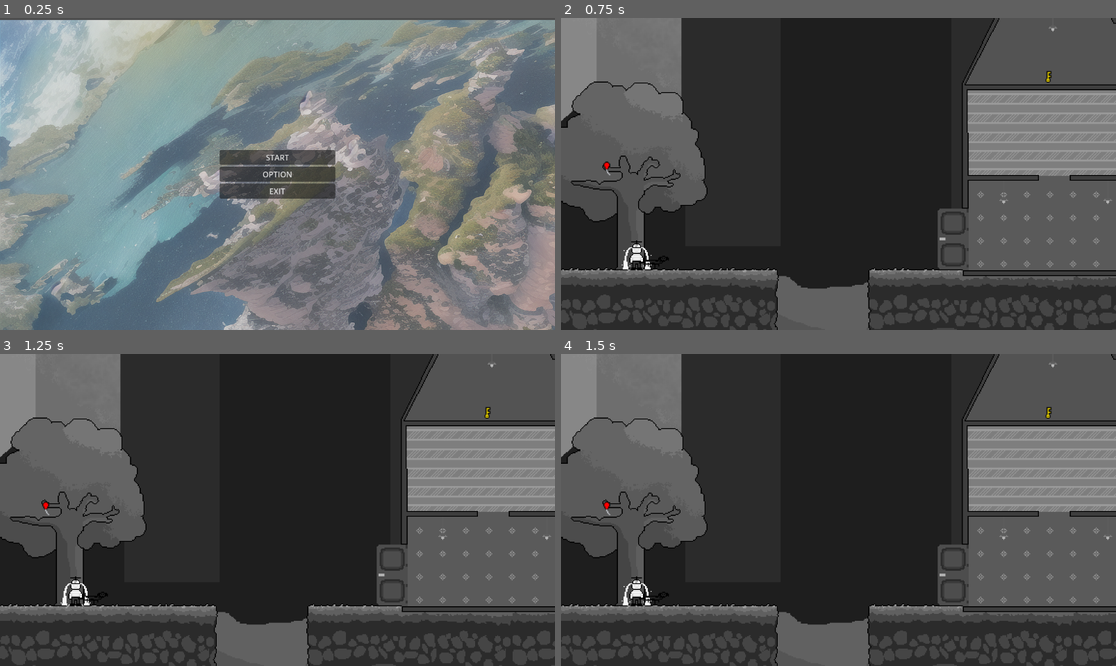
Above: before the commit, frames 1-4 (two rows, left to right).
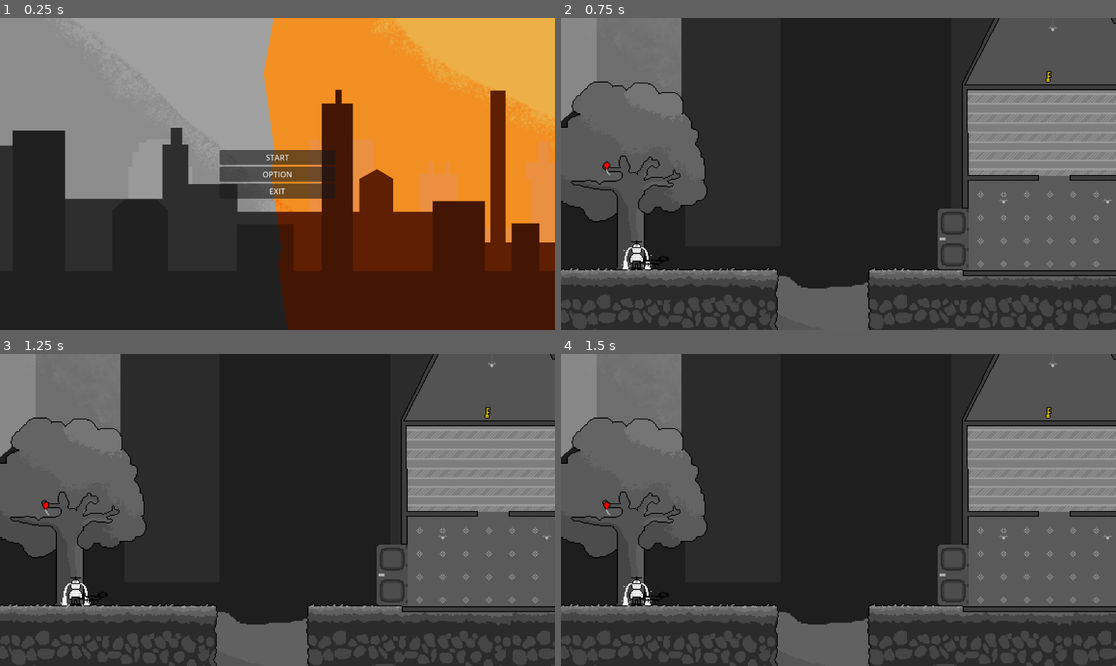
Above: after the commit, the same moments.

Repository: antonin-tarrade/SausageSerenity
Game: Godot game, scene res://Menu/main.tscn
The game is run twice, just before and just after one commit, with the same random seed, the same clock (stepped at 60 frames per second) and the same inputs. This scene is started directly instead of the project's main scene. The engine's default icon, where the game draws it, is replaced by a stand-in: a white triangle on a blue panel in a dark square.
Inputs:
- Up to frame 1 (0.25 s): no input
- Up to frame 2 (0.75 s): click "START" at 0.5 s
- Up to frame 3 (1.25 s): no input
- Up to frame 4 (1.5 s): hold Right (ui_right) from 1.28 s (still down); hold W (charger) from 1.28 s (still down)

The runs differ from the first frame. In frame 1, 92% of the frame differs, in the area x 0-100%, y 0-100%; in frame 2, nothing differs; in frame 3, nothing differs; in frame 4, nothing differs.
Error in both runs: Invalid type in function 'select' in base 'OptionButton'. Cannot convert argument 1 from Nil to int. (res://Menu/menu_controller.gd:36)

Commit message:
Menu fond

Diff:
--- a/Menu/main.tscn
+++ b/Menu/main.tscn
@@ -1,7 +1,7 @@
 [gd_scene load_steps=5 format=3 uid="uid://biyyejk3jgomd"]
 
 [ext_resource type="Script" path="res://Menu/menu_controller.gd" id="1_7x6vp"]
-[ext_resource type="Texture2D" uid="uid://c7ycnhy7dx87w" path="res://Menu/00000.png" id="1_lg33l"]
+[ext_resource type="Texture2D" uid="uid://6pj4wwsdde3m" path="res://Menu/Menu.png" id="2_4xv23"]
 [ext_resource type="LabelSettings" uid="uid://1oyxx8ys1m6d" path="res://Menu/font.res" id="2_yfgsl"]
 [ext_resource type="Script" path="res://Menu/Scroll_Label.gd" id="3_v2ba3"]
 
@@ -18,8 +18,9 @@
 script = ExtResource("1_7x6vp")
 
 [node name="Bg" type="Sprite2D" parent="MainMenu"]
-position = Vector2(960, 544)
-texture = ExtResource("1_lg33l")
+position = Vector2(615, 319)
+scale = Vector2(0.614545, 0.614545)
+texture = ExtResource("2_4xv23")
 
 [node name="MainContainer" type="VBoxContainer" parent="MainMenu"]
 unique_name_in_owner = true
Binary file added: Menu/Menu.png
Not shown, added: Menu/Menu.png.import
